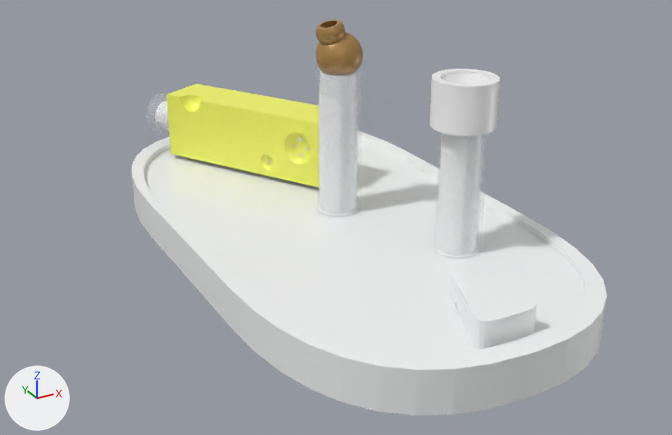
Before and after pictures for a commit that changed the glTF model medias/models/plateComplete.glb.
One viewpoint serves both versions: a camera (50 mm lens) standing at (-63.0, -114.6, 65.9) and looking at (0.1, 0.2, 8.5). The axes (+X, +Y, +Z) are drawn at lower left. The lights are the same throughout. Where no turn or scale is listed for an object, it has been applied to the vertices. Vertices at the same position are counted once.

Script lines for the objects in view, before the commit:
```python
ob_batterie002 = bpy.data.objects.new('Batterie002', me_batterie002)
ob_batterie002.parent = ob_batteryspeaker
ob_batterie002.location = (5.876, -9.984, -0.316)
ob_batterie002.rotation_euler = (-1.69, -1.606, 0.644)  # degrees (-97, -92, 37)
ob_batterie002.scale = (0.573, 0.573, 0.545)
ob_box003 = bpy.data.objects.new('Box003', me_box003)
ob_box003.parent = ob_plate
ob_box003.location = (-0.0138, -44.13, 2.439)
ob_box003.rotation_euler = (-1.571, -1.571, 0.0)  # degrees (-90, -90, 0)
ob_box003.scale = (0.227, 0.999, 0.419)
ob_box005 = bpy.data.objects.new('Box005', me_box005)
ob_box005.location = (4.0, 31.0, 13.6)
ob_contourbat001 = bpy.data.objects.new('ContourBat001', me_contourbat001)
ob_contourbat001.parent = ob_lighter
ob_contourbat001.location = (0.0, 0.0, -15.01)
ob_contourbat001.scale = (0.586, 0.586, 0.586)
ob_contourbat002 = bpy.data.objects.new('ContourBat002', me_contourbat002)
ob_contourbat002.parent = ob_batteryspeaker
ob_contourbat002.location = (5.869, -9.989, -0.0623)
ob_contourbat002.rotation_euler = (-1.69, -1.606, 0.644)  # degrees (-97, -92, 37)
ob_contourbat002.scale = (0.573, 0.573, 0.573)
ob_cylinder00 = bpy.data.objects.new('Cylinder00', me_cylinder00)
ob_cylinder00.location = (11.6, -15.4, 7.3)
ob_plate__1 = bpy.data.objects.new('Plate (1)', me_plate)
ob_plate__1.parent = ob_plate
ob_plate__1.location = (0.0, 0.0, 1.817)
ob_plate__1.rotation_euler = (0.0, 3.142, 0.0)  # degrees (0, 180, 0)
ob_plate__1.scale = (1.24, 1.61, 1.24)
ob_sphere001 = bpy.data.objects.new('Sphere001', me_sphere001)
ob_sphere001.parent = ob_lighter
ob_sphere001.location = (-0.0653, -0.00773, 5.696)
ob_sphere001.scale = (0.376, 0.376, 0.376)
ob_tube001 = bpy.data.objects.new('Tube001', me_tube001)
ob_tube001.parent = ob_light
ob_tube001.location = (0.0, 0.0, 5.971)
ob_tube001.scale = (0.573, 0.573, 0.573)
# also in view: 'ContourBat' at (11.8, -15.4, 18.8)
```
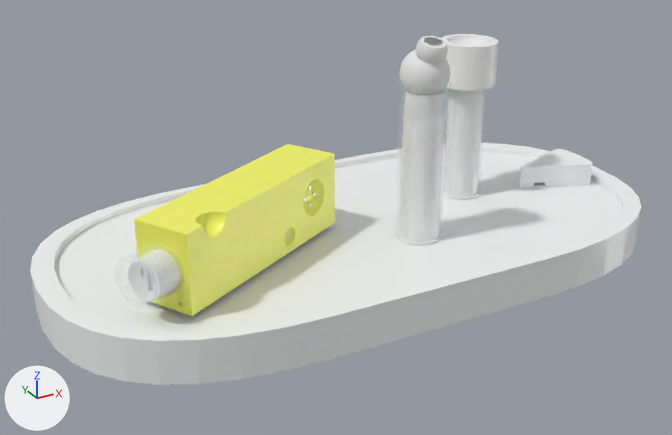
Not drawn themselves, but carrying or shaping drawn objects: ob_plate, ob_light, ob_lighter, ob_batteryspeaker, ob_speaker.

Where the newer file only moved an object's origin or applied its transform, the numbers keep the older frame.

Pixel boxes (x1, y1, x2, y2) of what changed, in the pictures (672 x 435 px):
'Plate (1)', recoloured, moved, turned: before (132, 132, 607, 416); after (30, 143, 641, 385)
'Box005', recoloured, surface changed, mesh turned: before (166, 84, 317, 187); after (134, 144, 335, 316)
'ContourBat001', recoloured, moved, turned: before (314, 61, 365, 215); after (395, 79, 452, 243)
'ContourBat', moved, turned: before (434, 132, 489, 256); after (444, 89, 487, 198)
'Box003', recoloured, moved, turned: before (450, 273, 537, 349); after (520, 149, 592, 188)
'Tube001', recoloured, moved, turned: before (430, 69, 500, 136); after (441, 34, 499, 91)
'Sphere001', recoloured, shading changed, moved, turned: before (316, 20, 363, 69); after (399, 36, 450, 89)
'ContourBat002', recoloured, moved, turned: before (146, 93, 169, 133); after (115, 243, 185, 312)
'ChamferCyl', moved, turned: before (441, 73, 490, 84); after (448, 38, 490, 46)
'Batterie002', recoloured, moved, turned (not visible before): after (128, 263, 154, 301)
'Cylinder00', recoloured: (432, 189, 481, 258) in both
'Text001', recoloured: (266, 159, 289, 241) in both
part 1 of me_sphere001, shading changed: before (321, 20, 343, 45); after (420, 38, 446, 63)
part 2 of me_sphere001, shading changed: before (317, 23, 341, 43); after (417, 36, 446, 62)

Edits to the bpy script that builds the scene:
```text
Change mat_tbx_orange:
    mat_tbx_orange.base_color: (0.943, 0.895, 0.588) -> (0.928, 0.944, 0.948)  # beige #f9f3ca -> white #f7f9f9
Change mat_tbx_orange__1_001:
    mat_tbx_orange__1_001.base_color: (0.411, 0.233, 0.0721) -> (0.949, 0.98, 0.139)  # brown #ac854c -> yellow #f9fd68
Change mat_tbx_orange_003:
    mat_tbx_orange_003.base_color: (0.932, 0.932, 0.932) -> (0.943, 0.895, 0.588)  # white #f7f7f7 -> beige #f9f3ca
Change me_box005:
    where me_box005.from_pydata(...)  # 529 vertices, 1054 faces; spans x -15.7..8.4, y -18.8..14.6, z -5.6..5.6
    remove me_box005.materials.append(mat_tbx_orange__1)  # yellow #f9fd68
    me_box005 part 3: the whole mesh is turned 89.4 degrees about the z axis through its middle, then moved by (-17.4, -33.9, 0.0)
    add me_box005.materials.append(mat_tbx_orange__1_001)  # yellow #f9fd68
Change me_cylinder01:
    where me_cylinder01.from_pydata(...)  # 110 vertices, 216 faces; spans x -0.79..0.79, y -0.78..0.78, z 0.0..4.33
    remove me_cylinder01.materials.append(mat_tbx_orange__2)  # dark grey #4f4f4f
Change me_contourbat001:
    where me_contourbat001.from_pydata(...)  # 360 vertices, 720 faces; spans x -6.5..6.5, y -6.6..6.6, z 0.0..40.0
    remove me_contourbat001.materials.append(mat_glass_noname)  # white #f1faff
    add me_contourbat001.materials.append(mat_glass_noname_001)  # white #f1faff
Change me_sphere001:
    where me_sphere001.from_pydata(...)  # 1683 vertices, 3358 faces; spans x -9.8..9.5, y -9.5..9.5, z 4.4..24.8
    used by ob_sphere001; parent = ob_lighter; location = (-0.0653, -0.00773, 5.696); scale = (0.376, 0.376, 0.376)
    remove me_sphere001.materials.append(mat_tbx_orange__1_001)  # brown #ac854c
    me_sphere001 part 1: 134 of the faces centred in x -9.3..1.6, y -5.7..5.7, z 14.8..24.6 are now shaded smooth
    me_sphere001 part 2: 142 of the faces centred in x -9.7..1.5, y -5.6..5.8, z 14.7..24.4 are now shaded flat
Change me_box003:
    where me_box003.from_pydata(...)  # 38 vertices, 72 faces; spans x -10.0..10.0, y -4.4..4.4, z 0.0..30.0
    remove me_box003.materials.append(mat_tbx_orange_002)  # white #f7f9f9
    add me_box003.materials.append(mat_tbx_orange)  # white #f7f9f9
Change me_plate:
    where me_plate.from_pydata(...)  # 160 vertices, 316 faces; spans x -20.0..20.0, y -30.0..30.0, z 0.0..5.0
    remove me_plate.materials.append(mat_tbx_orange_002)  # white #f7f9f9
    add me_plate.materials.append(mat_tbx_orange)  # white #f7f9f9
Change me_contourbat002:
    where me_contourbat002.from_pydata(...)  # 360 vertices, 720 faces; spans x -6.5..6.5, y -6.6..6.6, z 0.0..40.0
    remove me_contourbat002.materials.append(mat_glass_noname_001)  # white #f1faff
    add me_contourbat002.materials.append(mat_glass_noname)  # white #f1faff
Change me_batterie002:
    where me_batterie002.from_pydata(...)  # 130 vertices, 256 faces; spans x -5.0..5.0, y -5.0..5.0, z 0.0..40.0
    remove me_batterie002.materials.append(mat_tbx_orange_003)  # white #f7f7f7
    add me_batterie002.materials.append(mat_tbx_orange_001)  # white #f7f7f7
Change me_tube001:
    where me_tube001.from_pydata(...)  # 360 vertices, 720 faces; spans x -8.0..8.0, y -8.0..8.0, z 0.0..11.8
    remove me_tube001.materials.append(mat_tbx_orange_003)  # white #f7f7f7
    add me_tube001.materials.append(mat_tbx_orange_001)  # white #f7f7f7
Change ob_speaker:
    add ob_speaker.parent = ob_container001
    ob_speaker.location: (0.315, 28.91, 13.57) -> (-31.57, 2.447, 0.255)
    ob_speaker.rotation_euler: (0.0, 0.0, 3.054) -> (0.0, 0.0, -1.668)  # degrees (0, 0, 175) -> degrees (0, 0, -96)
Change ob_lighter:
    ob_lighter.location: (3.975, 5.997, 22.32) -> (9.323, -8.785, 22.32)
    ob_lighter.rotation_euler: (0.0, 0.0, 0.0) -> (0.0, 0.0, -2.007)  # degrees (0, 0, 0) -> degrees (0, 0, -115)
Change ob_cylinder01:
    ob_cylinder01.location: (-0.676, 0.0318, 11.83) -> (1.636, 1.202, 13.77)
    ob_cylinder01.rotation_euler: (0.0, -0.436, 0.0) -> (-1.352, -2.636, -0.339)  # degrees (0, -25, 0) -> degrees (-77, -151, -19)
    ob_cylinder01.scale: (0.586, 0.586, 0.586) -> (0.343, 0.343, 0.303)
Change ob_contourbat001:
    ob_contourbat001.rotation_euler: (0.0, 0.0, 0.0) -> (0.0, 0.0, -2.716)  # degrees (0, 0, 0) -> degrees (0, 0, -156)
Change ob_sphere001:
    ob_sphere001.location: (-0.0653, -0.00773, 5.696) -> (0.0563, 0.034, 5.696)
    ob_sphere001.rotation_euler: (0.0, 0.0, 0.0) -> (0.0, 0.0, -2.716)  # degrees (0, 0, 0) -> degrees (0, 0, -156)
Change ob_plate:
    ob_plate.location: (1.944, 4.013, 6.305) -> (3.067, -1.043, 6.305)
    ob_plate.rotation_euler: (0.0, 0.0, 0.0) -> (0.0, 0.0, 1.561)  # degrees (0, 0, 0) -> degrees (0, 0, 89)
Change ob_batteryspeaker:
    add ob_batteryspeaker.parent = ob_container001
    ob_batteryspeaker.location: (-5.085, 39.28, 13.49) -> (-40.33, -2.578, 0.168)
    ob_batteryspeaker.rotation_euler: (0.0, 0.0, 0.0) -> (0.0, 0.0, 1.561)  # degrees (0, 0, 0) -> degrees (0, 0, 89)
Change ob_light:
    ob_light.location: (11.55, -15.36, 20.0) -> (24.98, 2.176, 20.0)
    ob_light.rotation_euler: (0.0, 0.0, 0.0) -> (0.0, 0.0, 1.561)  # degrees (0, 0, 0) -> degrees (0, 0, 89)
Add ob_container001:
    ob_container001 = bpy.data.objects.new('Container001', None)
    ob_container001.location = (14.45, -7.426, 13.32)
Add ob_cylinder009:
    ob_cylinder009 = bpy.data.objects.new('Cylinder009', me_cylinder01)
    ob_cylinder009.parent = ob_lighter
    ob_cylinder009.location = (1.08, -1.155, 14.24)
    ob_cylinder009.rotation_euler = (-1.352, -2.636, -0.339)  # degrees (-77, -151, -19)
    ob_cylinder009.scale = (0.343, 0.343, 0.303)
```
